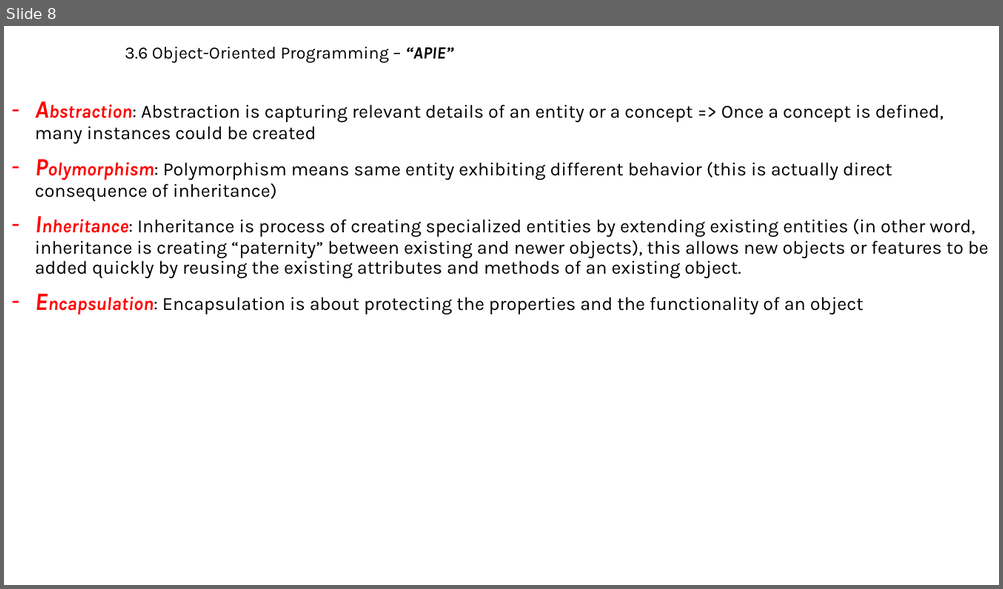
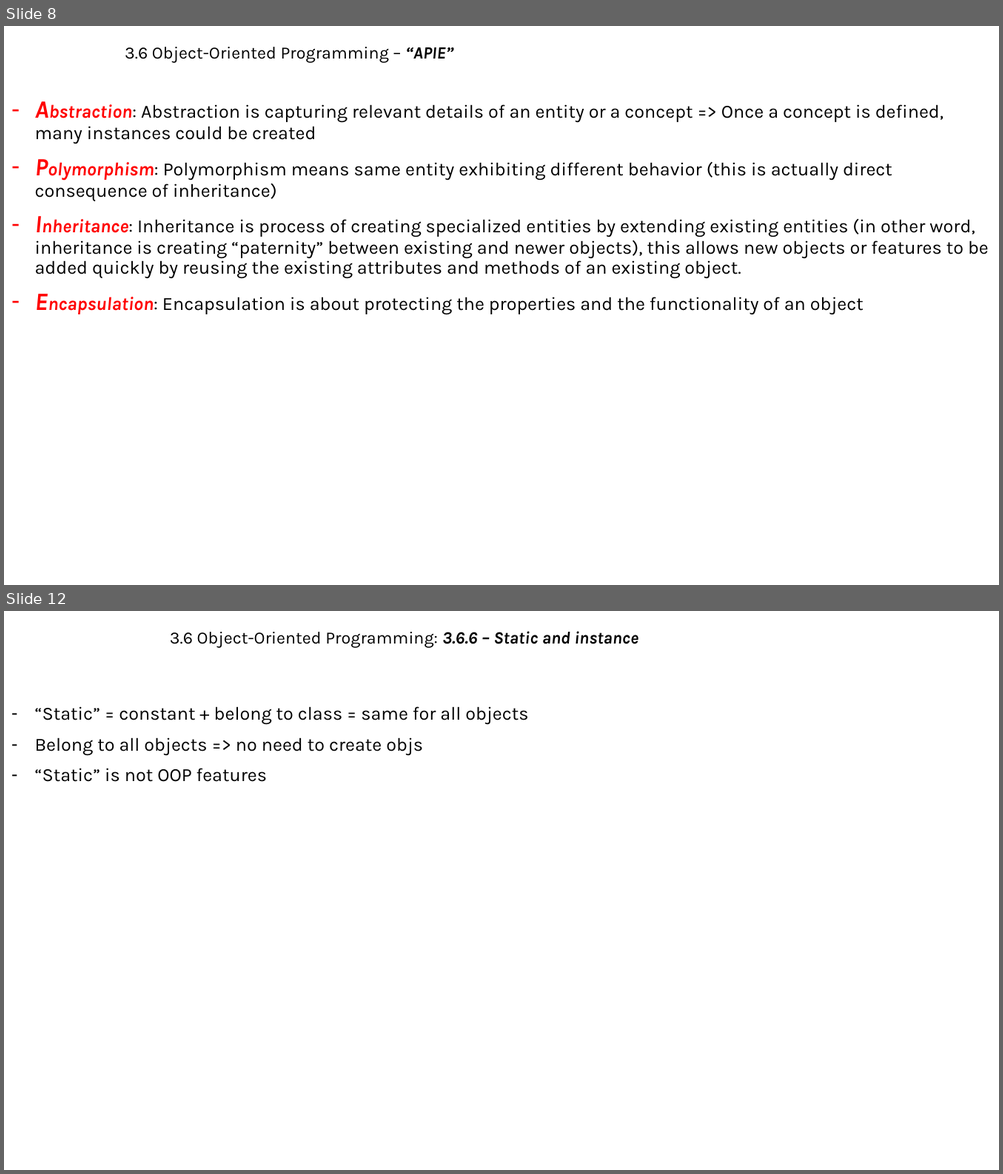
Before and after one commit to MaiDinhVinh/CS-Java, a slide deck: Java SE 8 Teaching Material/Chapter 3 - Java Basic.pptx. Shown one above the other, each under a label of ours: slide 8 before the commit, slides 8 and 12 after it; the slides between them are not shown. The pictures are 1003x589 and 1003x1174 pixels, drawn with LibreOffice and Linux fonts; fonts in the diff are those of the drawing. Boxes give left, top, right and bottom in pixels: in the first picture for what was removed or moved away, otherwise in the second. Text is boxed around its words. In the diff, an @@ line names an element or a change of style, - is before the commit and + after.

```diff
--- a/Java SE 8 Teaching Material/Chapter 3 - Java Basic.pptx
+++ b/Java SE 8 Teaching Material/Chapter 3 - Java Basic.pptx
@@ slide 12 added at <box>4,611,999,1170</box>, background #FFFFFF @@
@@ subtitle added at <box>170,631,638,648</box>, 16.6 pt, text #000000 @@
+3.6 Object-Oriented Programming: 3.6.6 – Static and instance
@@ text added at <box>35,706,528,782</box>, 18 pt, text #000000 @@
+– “Static” = constant + belong to class = same for all objects
+– Belong to all objects => no need to create objs
+– “Static” is not OOP features
```
Also in this commit, not shown: 3 slides changed, 2 other slides added.
